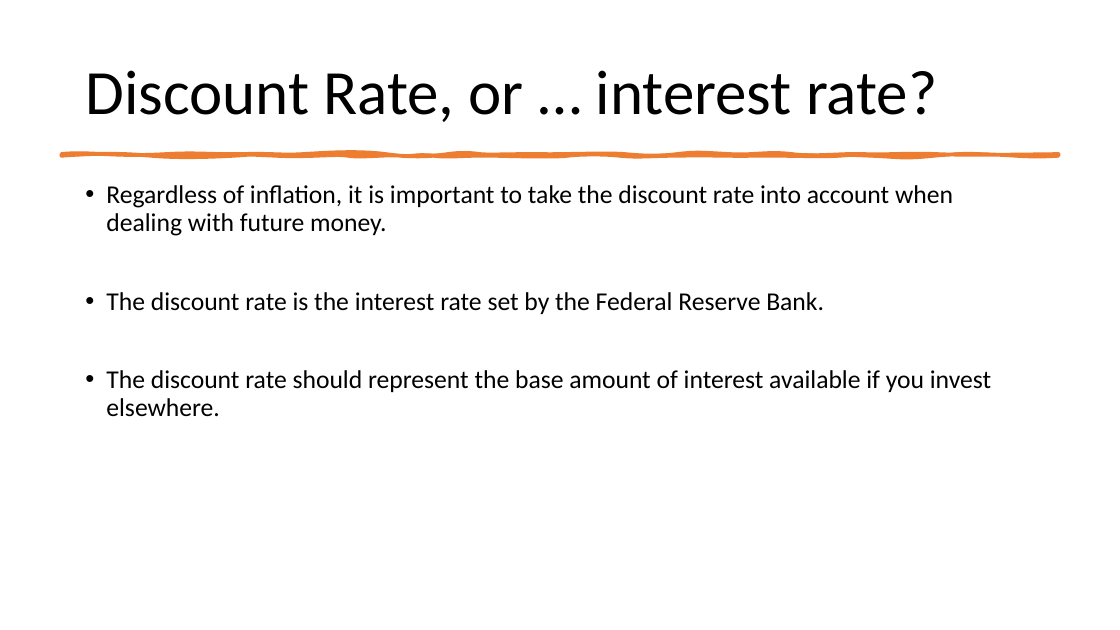
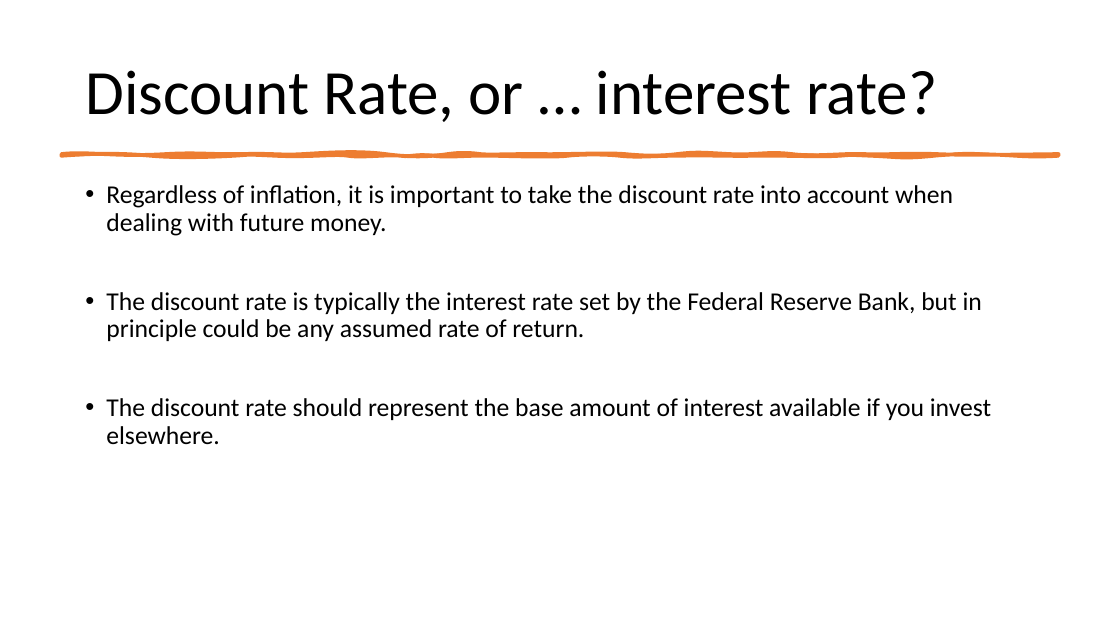
Before and after one commit to FlanFlanagan/misc_python, a slide deck: slide 6 of Risk-Reward in the Bond Market.pptx. Drawn at 1120x630 pixels with LibreOffice and Linux fonts; fonts in the diff are those of the drawing. Boxes give left, top, right and bottom in pixels: in the first picture for what was removed or moved away, otherwise in the second. Text is boxed around its words. In the diff, an @@ line names an element or a change of style, - is before the commit and + after.

```diff
--- a/Risk-Reward in the Bond Market.pptx
+++ b/Risk-Reward in the Bond Market.pptx
@@ text at <box>106,292,982,341</box>: text changed @@
-• The discount rate is the interest rate set by the Federal Reserve Bank.
+• The discount rate is typically the interest rate set by the Federal Reserve Bank, but in principle could be any assumed rate of return.
```
Also in this commit, not shown: 3 other slides changed, 1 slide removed, 11 other files.
